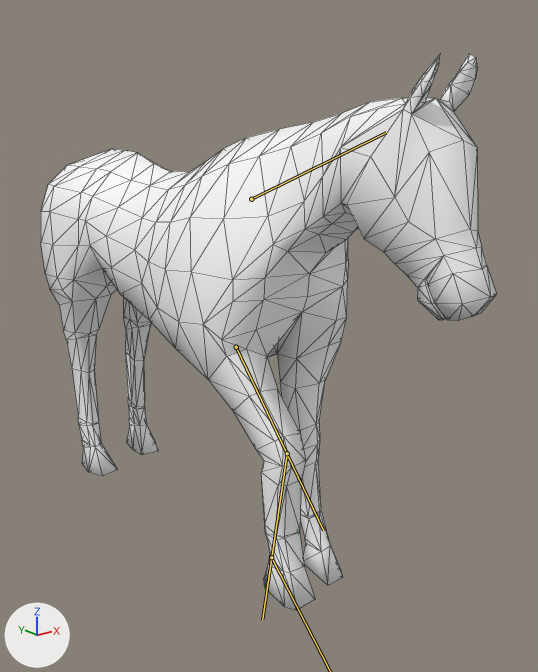
One commit to the glTF model Contents/mods/HorseMod/common/media/anims_X/Horse/Horse_IdleGroundScratch.glb: the scene before it, then after it.
The view is the same before and after, from a 50 mm camera at (-0.893, -1.459, 0.991) aimed at (0.083, -0.239, 0.503). Arrows for +X, +Y and +Z are at lower left; the lights stay in place. Both versions are drawn at frame 60 of the action 'Horse_IdleGroundScratch'; the numbers are the values there. The bones that change are drawn over the model as lines. Mesh edges are drawn as thin lines.

The first picture shows 'GEO-Horse'.
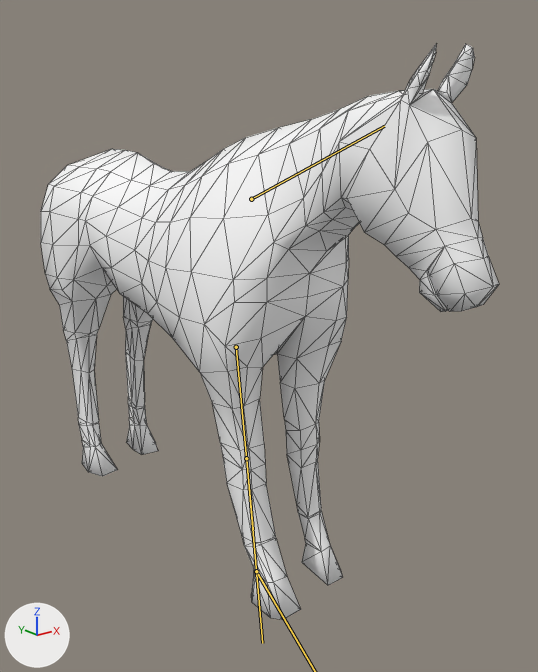
What differs and where, as boxes (x1, y1, x2, y2) in the pictures (538 x 672 px):
'GEO-Horse', posed: before (41, 54, 496, 610); after (41, 44, 499, 620)
bone 'DEF_Neck1', root to tip: before (251, 199) to (386, 132); after (251, 199) to (384, 126)
bone 'DEF_Radius.R', root to tip: before (236, 347) to (323, 530); after (236, 347) to (253, 529)
bone 'DEF_FrontCannon.R', root to tip: before (287, 453) to (262, 619); after (246, 458) to (262, 643)

The change, as a diff of the scene's bpy script:
```diff
--- a/Contents/mods/HorseMod/common/media/anims_X/Horse/Horse_IdleGroundScratch.glb.py
+++ b/Contents/mods/HorseMod/common/media/anims_X/Horse/Horse_IdleGroundScratch.glb.py
@@ bone_def_neck1 @@
 bone_def_neck1 = bpy.data.objects['Bip01'].pose.bones['DEF_Neck1']  # child of 'DEF_Spine3'
-bone_def_neck1.rotation_quaternion = (0.977, -0.204, 0.063, 0.017)  # degrees (-24, 7, 0)
+bone_def_neck1.rotation_quaternion = (0.98, -0.191, 0.063, 0.018)  # degrees (-22, 7, 1)
@@ bone_def_radius_r @@
 bone_def_radius_r = bpy.data.objects['Bip01'].pose.bones['DEF_Radius.R']  # child of 'DEF_Shoulder.R'
-bone_def_radius_r.rotation_quaternion = (0.933, -0.36, -0.006, -0.002)  # degrees (-42, -1, 0)
+bone_def_radius_r.rotation_quaternion = (0.998, -0.065, -0.006, 0.002)  # degrees (-7, -1, 0)
@@ bone_def_frontcannon_r @@
 bone_def_frontcannon_r = bpy.data.objects['Bip01'].pose.bones['DEF_FrontCannon.R']  # child of 'DEF_Radius.R'
-bone_def_frontcannon_r.rotation_quaternion = (0.911, 0.412, 0.0, 0.021)  # degrees (49, -1, 2)
+bone_def_frontcannon_r.rotation_quaternion = (1.0, -0.029, 0.0, -0.001)  # degrees (-3, 0, 0)
@@ bone_def_fronthoof_r @@
 bone_def_fronthoof_r = bpy.data.objects['Bip01'].pose.bones['DEF_FrontHoof.R']  # child of 'DEF_FrontCannon.R'
-bone_def_fronthoof_r.rotation_quaternion = (0.999, 0.033, 0.006, 0.002)  # degrees (4, 1, 0)
+bone_def_fronthoof_r.rotation_quaternion = (0.993, 0.117, 0.005, 0.003)  # degrees (13, 1, 0)
```
